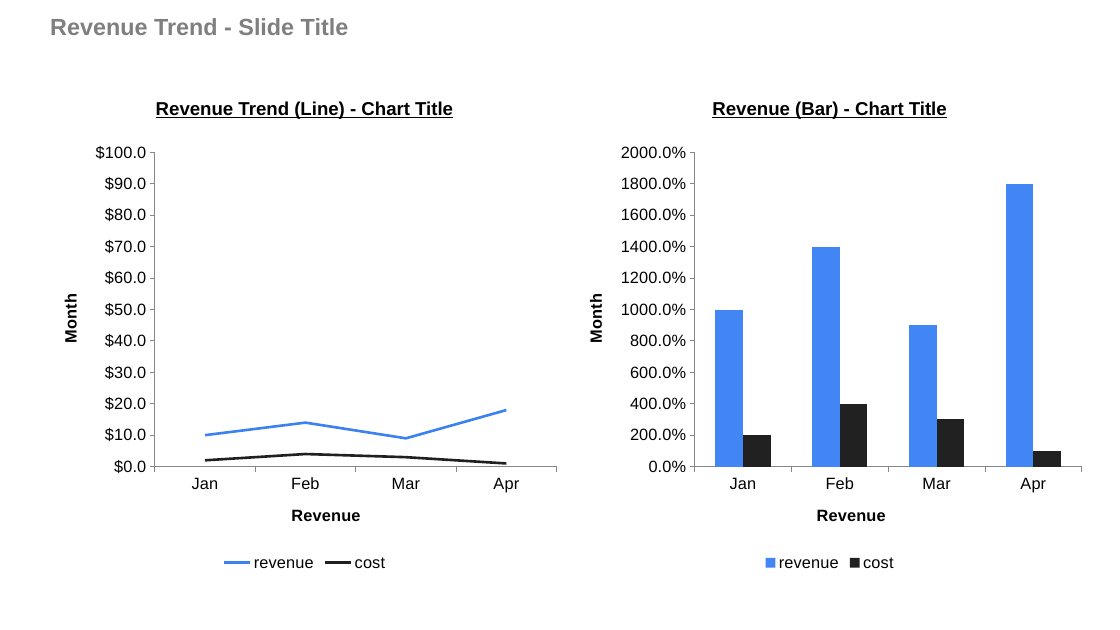
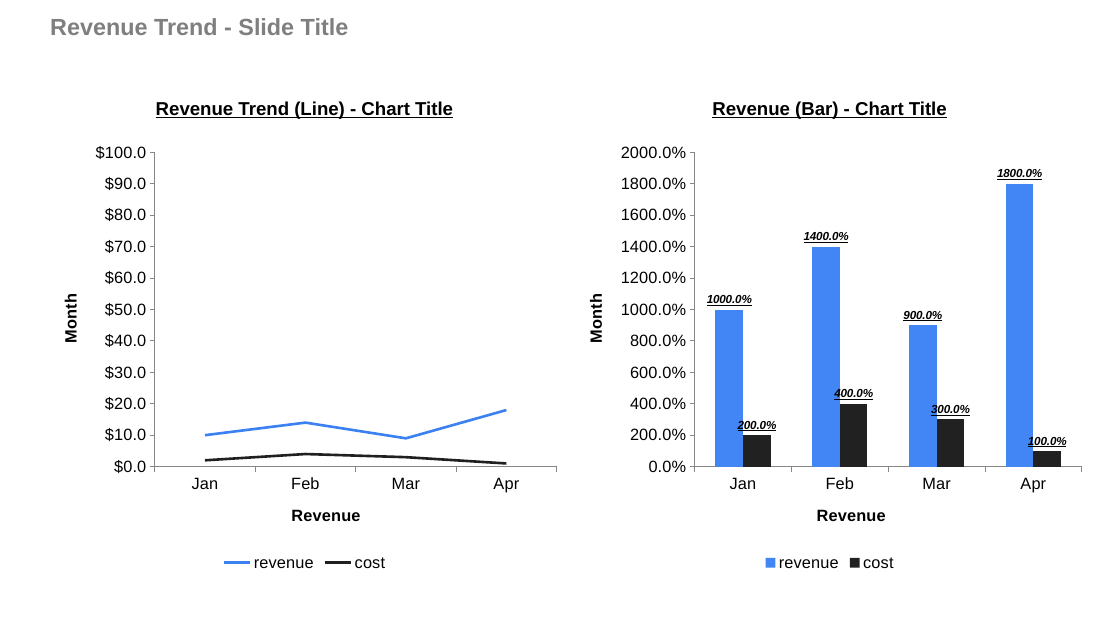
Before and after one commit to josephcobb111/deckbridge, a slide deck: slide 3 of notebooks/demo.pptx. Drawn at 1120x630 pixels with LibreOffice and Linux fonts; fonts in the diff are those of the drawing. Boxes give left, top, right and bottom in pixels: in the first picture for what was removed or moved away, otherwise in the second. Text is boxed around its words. In the diff, an @@ line names an element or a change of style, - is before the commit and + after.

Commit message:
show data labels

```diff
--- a/notebooks/demo.pptx
+++ b/notebooks/demo.pptx
@@ column chart at bbox=[567, 134, 1092, 576] @@
@@ data labels of revenue added @@
@@ data labels of cost added @@
```
Also in this commit, not shown: 1 other slide changed, 5 other files.
